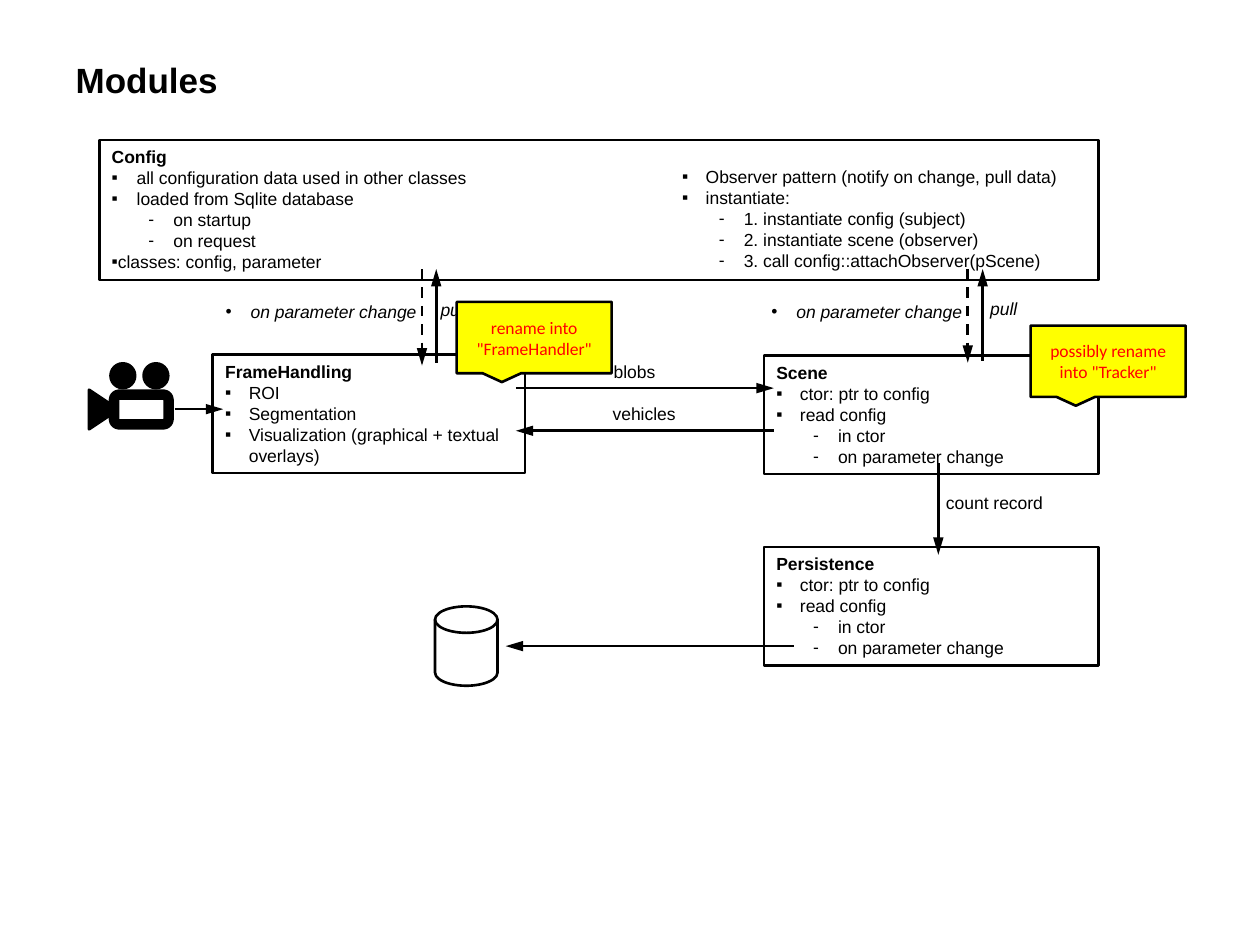
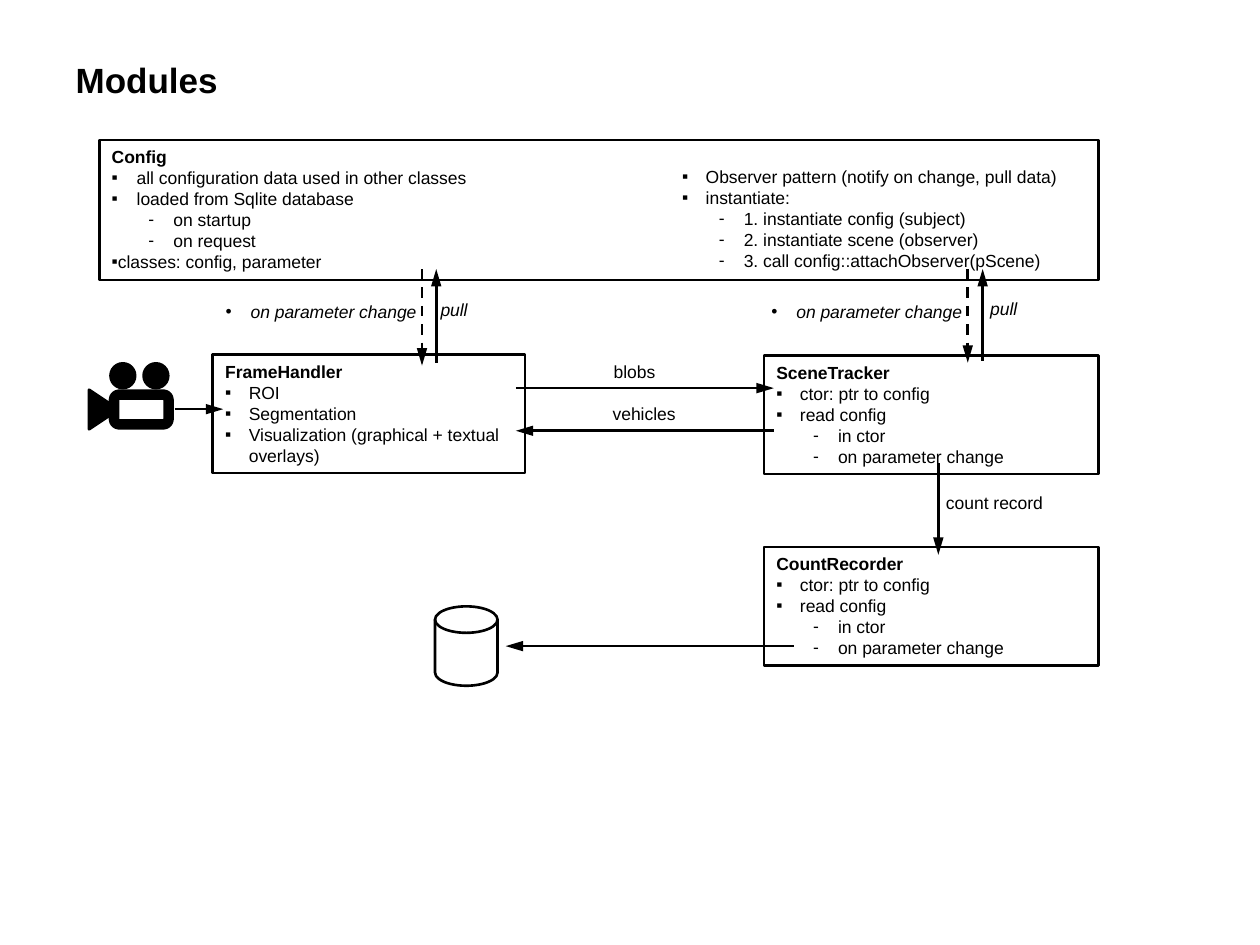
Before and after one commit to HwyToHell/CarCount, a slide deck: slide 2 of MotionDetection+ObjectTrackingV4.pptx. Drawn at 1260x945 pixels with LibreOffice and Linux fonts; fonts in the diff are those of the drawing. Boxes give left, top, right and bottom in pixels: in the first picture for what was removed or moved away, otherwise in the second. Text is boxed around its words. In the diff, an @@ line names an element or a change of style, - is before the commit and + after.

```diff
--- a/MotionDetection+ObjectTrackingV4.pptx
+++ b/MotionDetection+ObjectTrackingV4.pptx
@@ speech box removed at [456, 302, 611, 374] @@
-rename into "FrameHandler"
@@ speech box removed at [1031, 325, 1186, 397] @@
-possibly rename into "Tracker"
@@ text in rectangle at [225, 365, 342, 378]: text changed @@
-  FrameHandling
+  FrameHandler
@@ text in rectangle at [776, 366, 889, 379]: text changed @@
-  Scene
+  SceneTracker
@@ text in rectangle at [776, 557, 903, 570]: text changed @@
-  Persistence
+  CountRecorder
```
Also in this commit, not shown: 33 other files.
